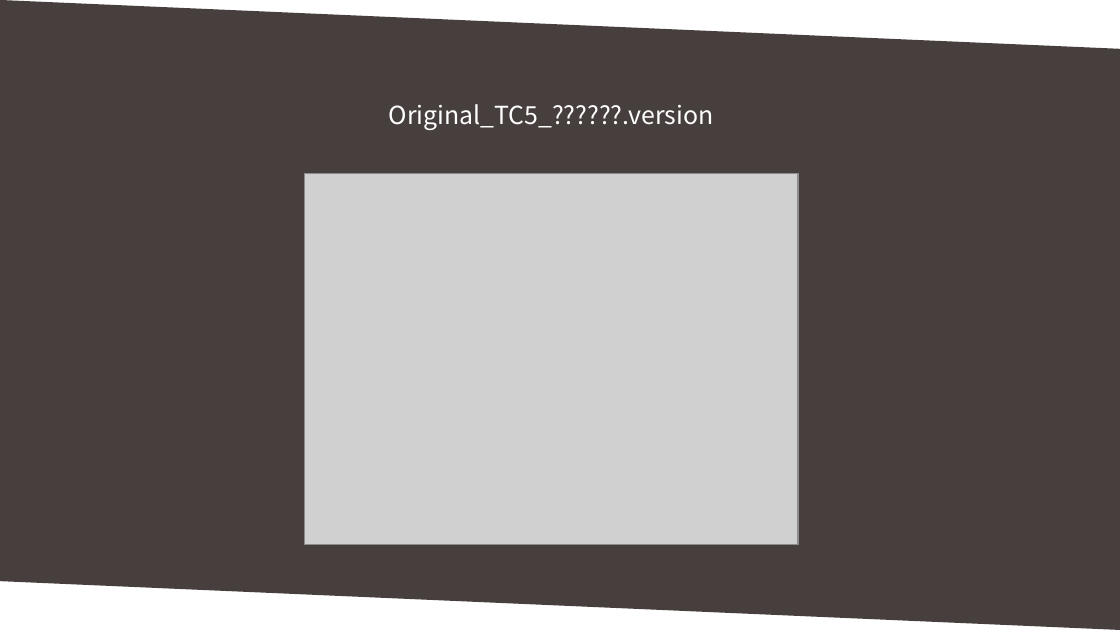
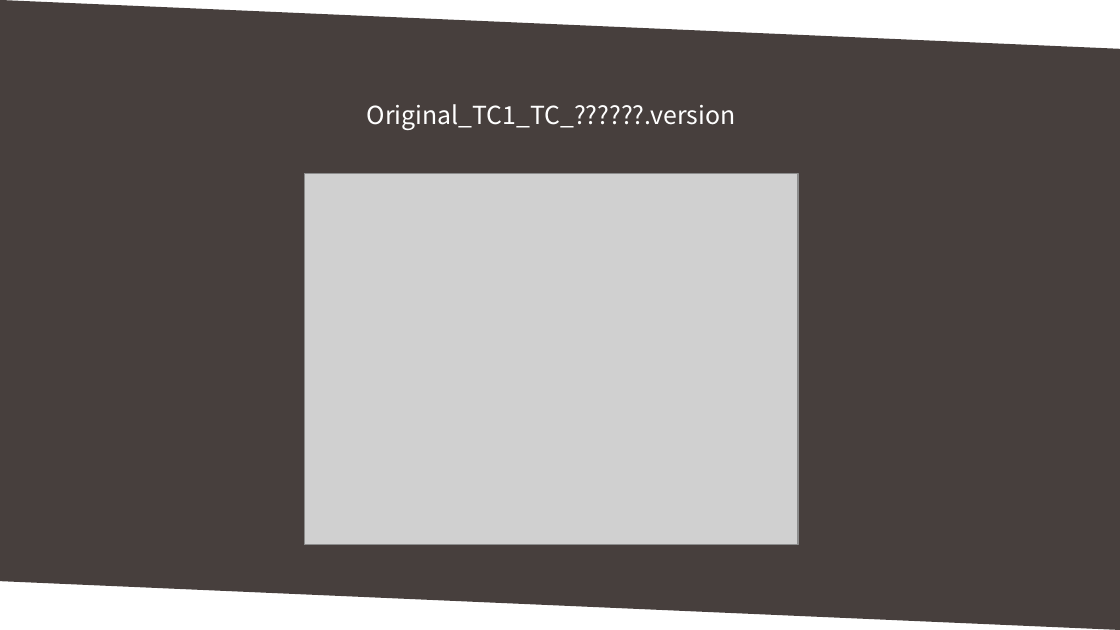
Before and after one commit to MinSikMoon/pptgit, a slide deck: slide 9 of git발표.pptx. Drawn at 1120x630 pixels with LibreOffice and Linux fonts; fonts in the diff are those of the drawing; grey boxes stand for pictures. Boxes give left, top, right and bottom in pixels: in the first picture for what was removed or moved away, otherwise in the second. Text is boxed around its words. In the diff, an @@ line names an element or a change of style, - is before the commit and + after.

```diff
--- a/git발표.pptx
+++ b/git발표.pptx
@@ text at (367, 104, 735, 130): text changed @@
-Original_TC5_??????.version
+Original_TC1_TC_??????.version
```
Also in this commit, not shown: 3 other slides changed, 1 slide added, 1 other file.
